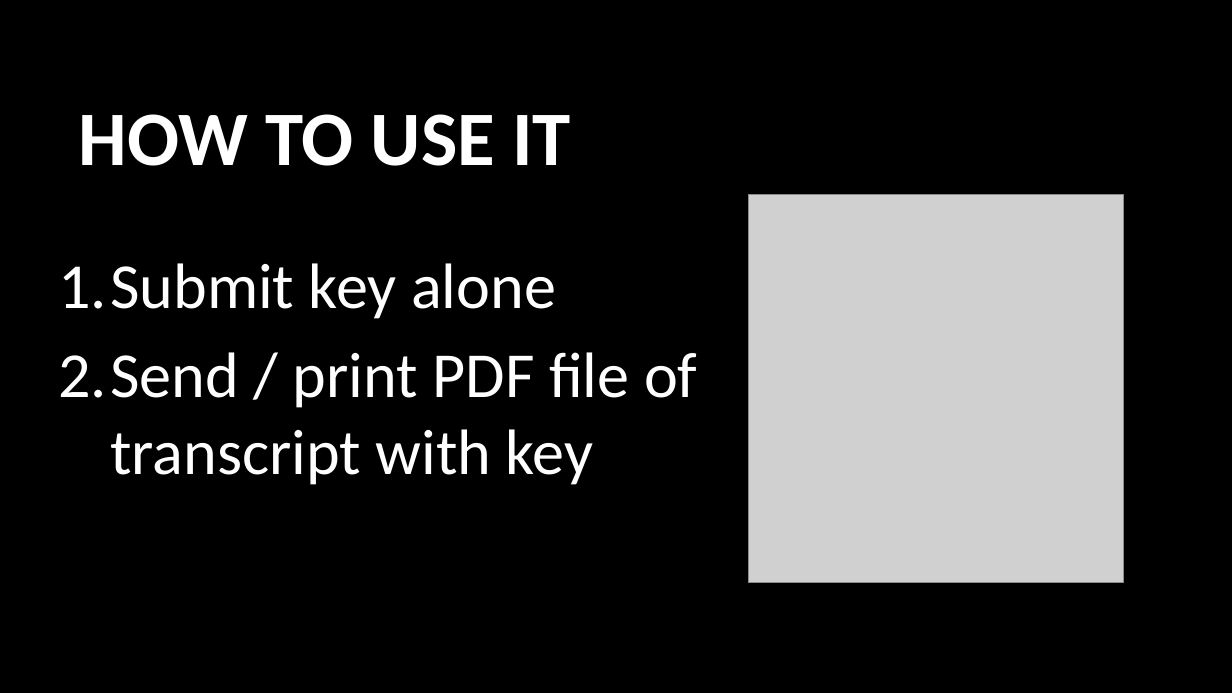
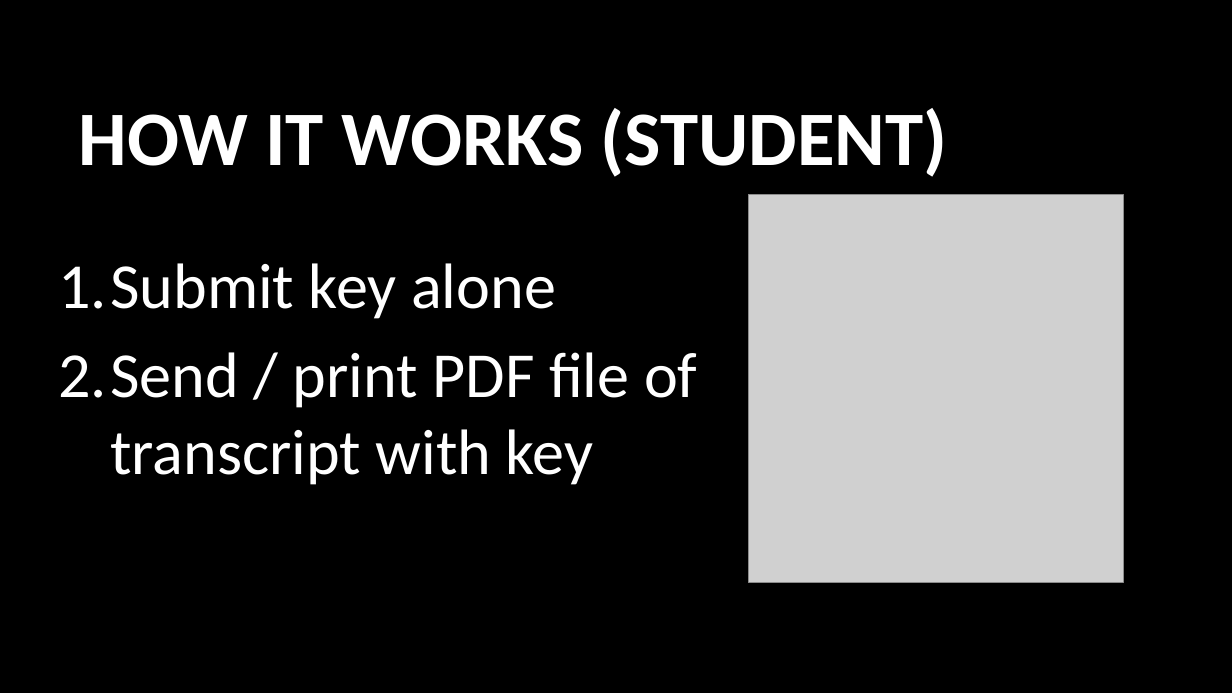
Before and after one commit to usop7/MachoHacks2018, a slide deck: slide 6 of MachoHacks2018.pptx (slide 8 before the commit). Drawn at 1232x693 pixels with LibreOffice and Linux fonts; fonts in the diff are those of the drawing; grey boxes stand for pictures; background and template pictures are left out. Boxes give left, top, right and bottom in pixels: in the first picture for what was removed or moved away, otherwise in the second. Text is boxed around its words. In the diff, an @@ line names an element or a change of style, - is before the commit and + after.

```diff
--- a/MachoHacks2018.pptx
+++ b/MachoHacks2018.pptx
@@ title at (79, 108, 948, 177): text changed @@
-HOW TO USE IT
+HOW IT WORKS (STUDENT)
```
Also in this commit, not shown: 6 other slides changed, 1 slide added, 2 slides removed.
